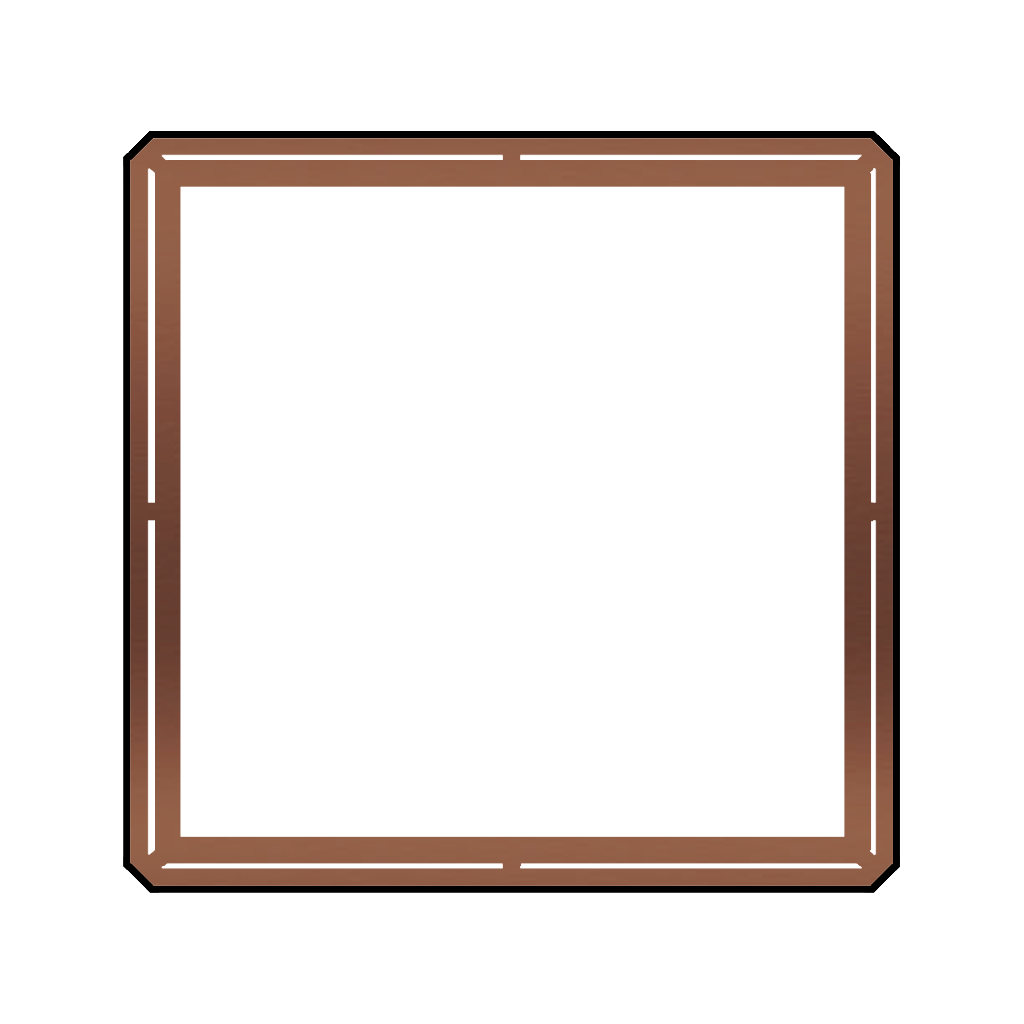
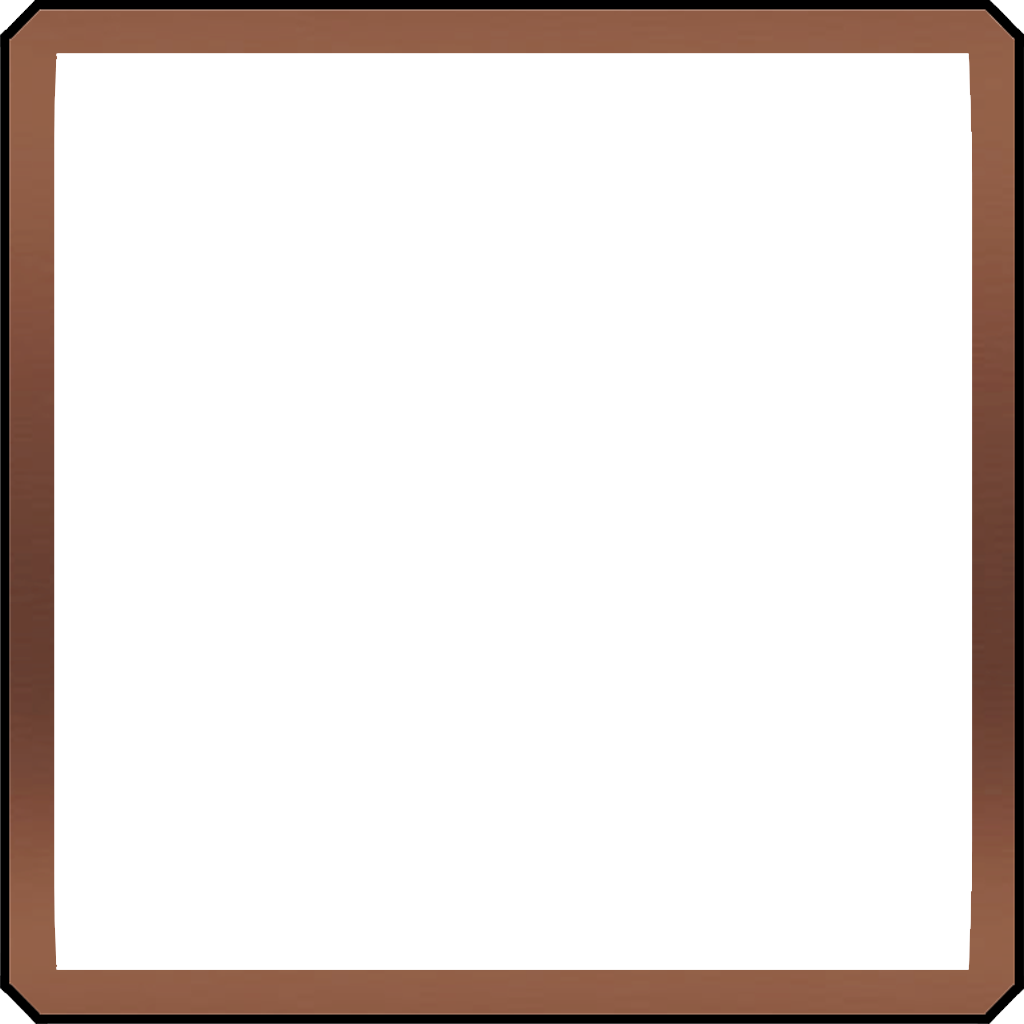
Layered file, before and after one edit (1024×1024). Changes by layer:
removed layer "Layer 4" over bbox(0, 0, 1024, 1024)
painted on "Layer 2" over bbox(0, 0, 1024, 1024)
removed layer "Layer 8" over bbox(123, 131, 900, 893)
removed layer "Layer 7" over bbox(0, 0, 1024, 1024)